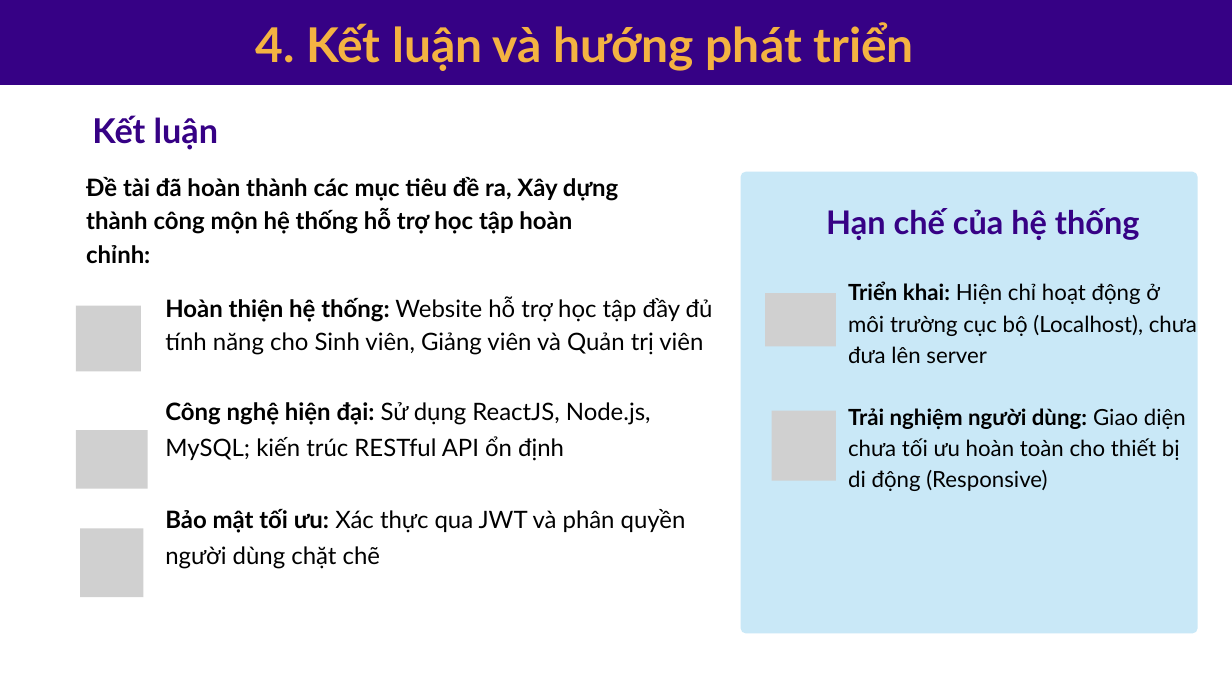
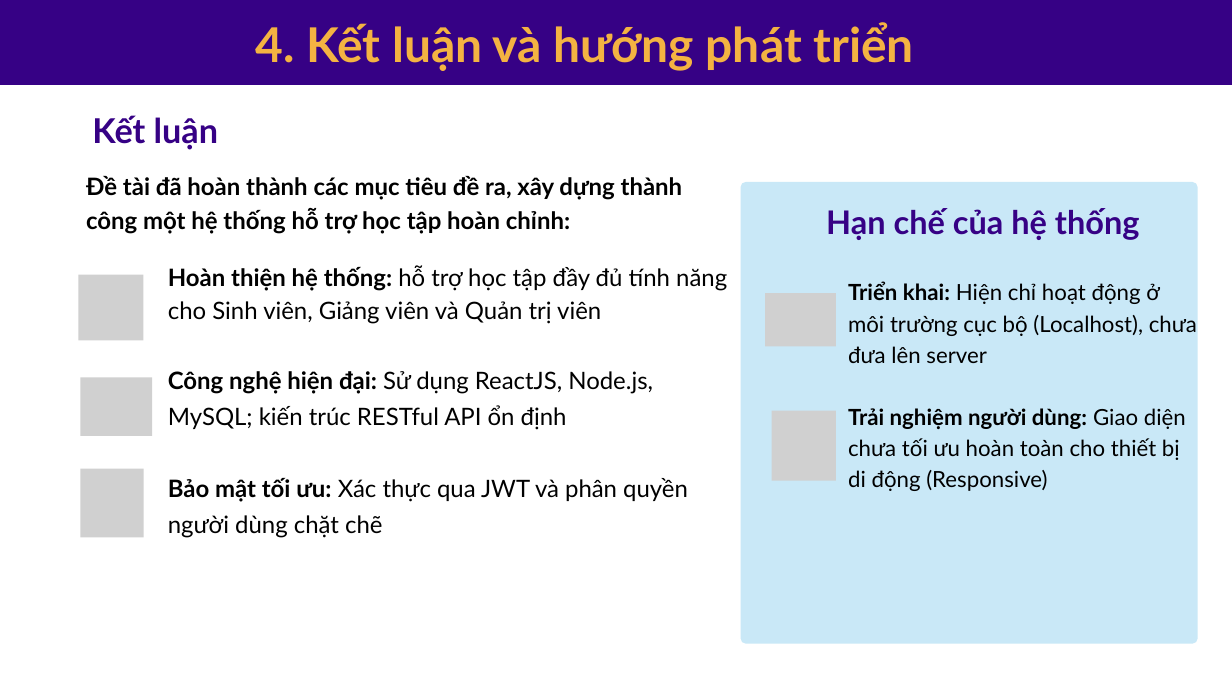
Before and after one commit to Huyle205/csn-da23ttc-letuanhuy-webhoctap-reactjs, a slide deck: slide 16 of thesis/abs/Bao cao thuyet trinh.pptx. Drawn at 1232x693 pixels with LibreOffice and Linux fonts; fonts in the diff are those of the drawing; grey boxes stand for pictures. Boxes give left, top, right and bottom in pixels: in the first picture for what was removed or moved away, otherwise in the second. Text is boxed around its words. In the diff, an @@ line names an element or a change of style, - is before the commit and + after.

```diff
--- a/thesis/abs/Bao cao thuyet trinh.pptx
+++ b/thesis/abs/Bao cao thuyet trinh.pptx
@@ text at (86,176,683,234): text changed @@
-Đề tài đã hoàn thành các mục tiêu đề ra, Xây dựng thành công mộn hệ thống hỗ trợ học tập hoàn chỉnh:
+Đề tài đã hoàn thành các mục tiêu đề ra, xây dựng thành công một hệ thống hỗ trợ học tập hoàn chỉnh:
@@ freeform shape: place and size @@
-freeform shape at (740,172,1198,633)
+freeform shape at (740,182,1198,643)
@@ text at (168,265,727,324): text changed @@
-Hoàn thiện hệ thống: Website hỗ trợ học tập đầy đủ tính năng cho Sinh viên, Giảng viên và Quản trị viên
+Hoàn thiện hệ thống: hỗ trợ học tập đầy đủ tính năng cho Sinh viên, Giảng viên và Quản trị viên
@@ text "Hoàn thiện hệ thống: hỗ ...": place and size @@
-text "Hoàn thiện hệ thống: hỗ ..." at (165,296,713,569)
+text "Hoàn thiện hệ thống: hỗ ..." at (168,265,727,538)
@@ picture: place and size @@
-picture at (76,306,140,371)
+picture at (78,275,143,341)
@@ picture: place and size @@
-picture at (76,430,148,488)
+picture at (81,378,153,436)
@@ picture: place and size @@
-picture at (80,529,143,598)
+picture at (81,469,144,538)
```
Also in this commit, not shown: 9 other slides changed, 26 other files.
